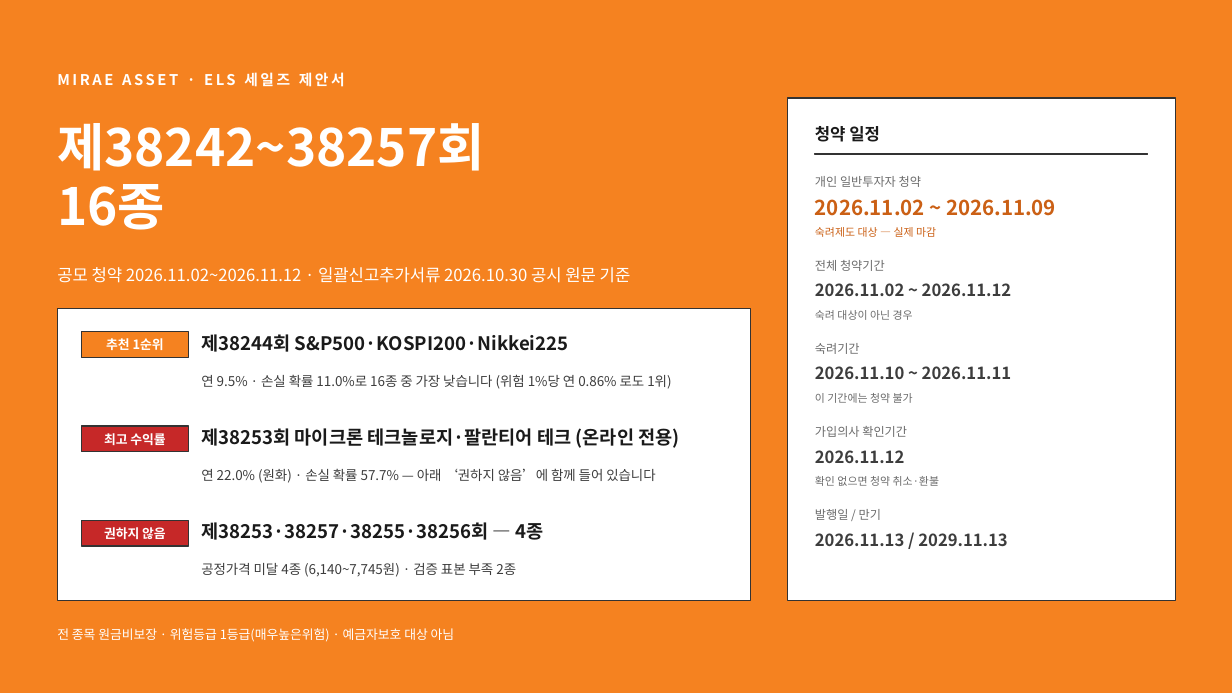
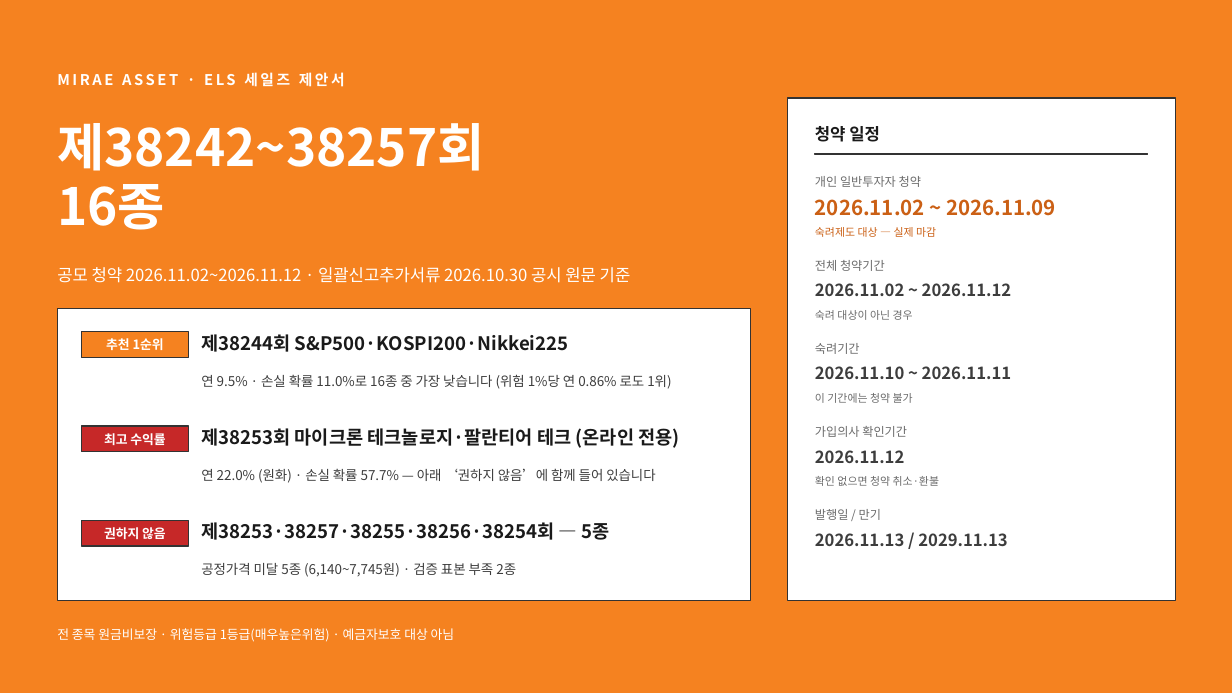
Before and after one commit to hanaroline/work_1, a slide deck: slide 1 of els-sales-deck.pptx. Drawn at 1232x693 pixels with LibreOffice and Linux fonts; fonts in the diff are those of the drawing. Boxes give left, top, right and bottom in pixels: in the first picture for what was removed or moved away, otherwise in the second. Text is boxed around its words. In the diff, an @@ line names an element or a change of style, - is before the commit and + after.

```diff
--- a/els-sales-deck.pptx
+++ b/els-sales-deck.pptx
@@ text at [201,522,610,540]: text changed @@
-제38253·38257·38255·38256회 — 4종
+제38253·38257·38255·38256·38254회 — 5종
@@ text at [201,563,516,577]: text changed @@
-공정가격 미달 4종 (6,140~7,745원) · 검증 표본 부족 2종
+공정가격 미달 5종 (6,140~7,745원) · 검증 표본 부족 2종
```
Also in this commit, not shown: 4 other slides changed, 19 other files.
